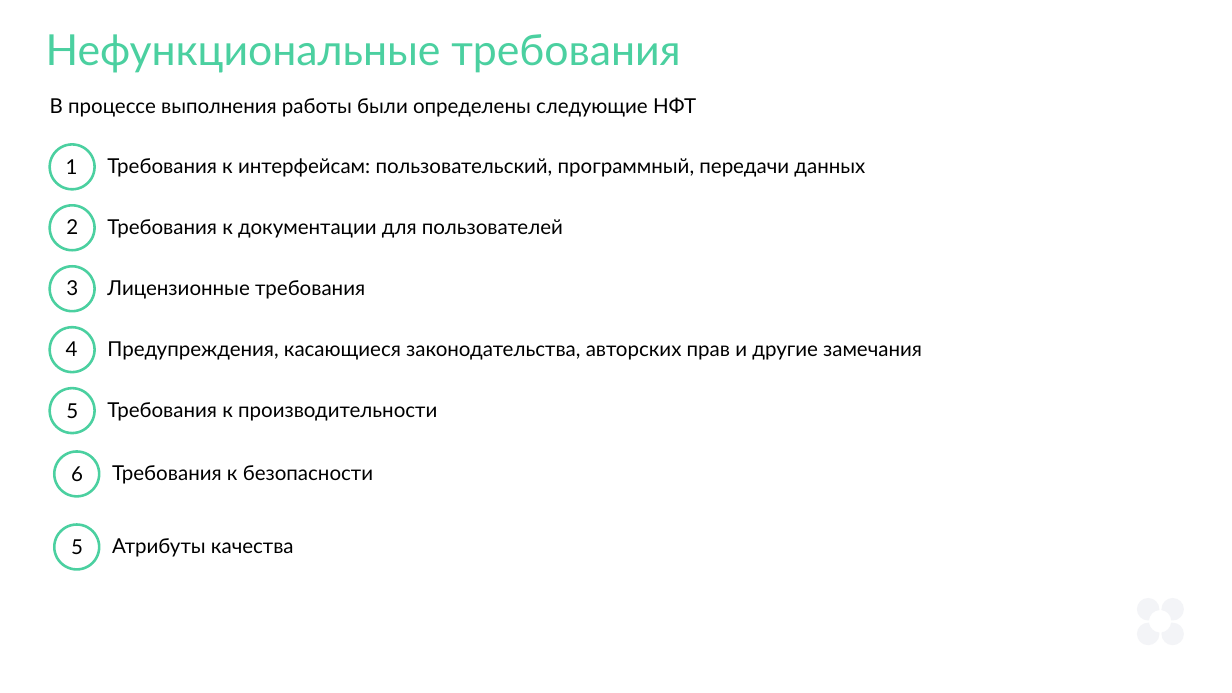
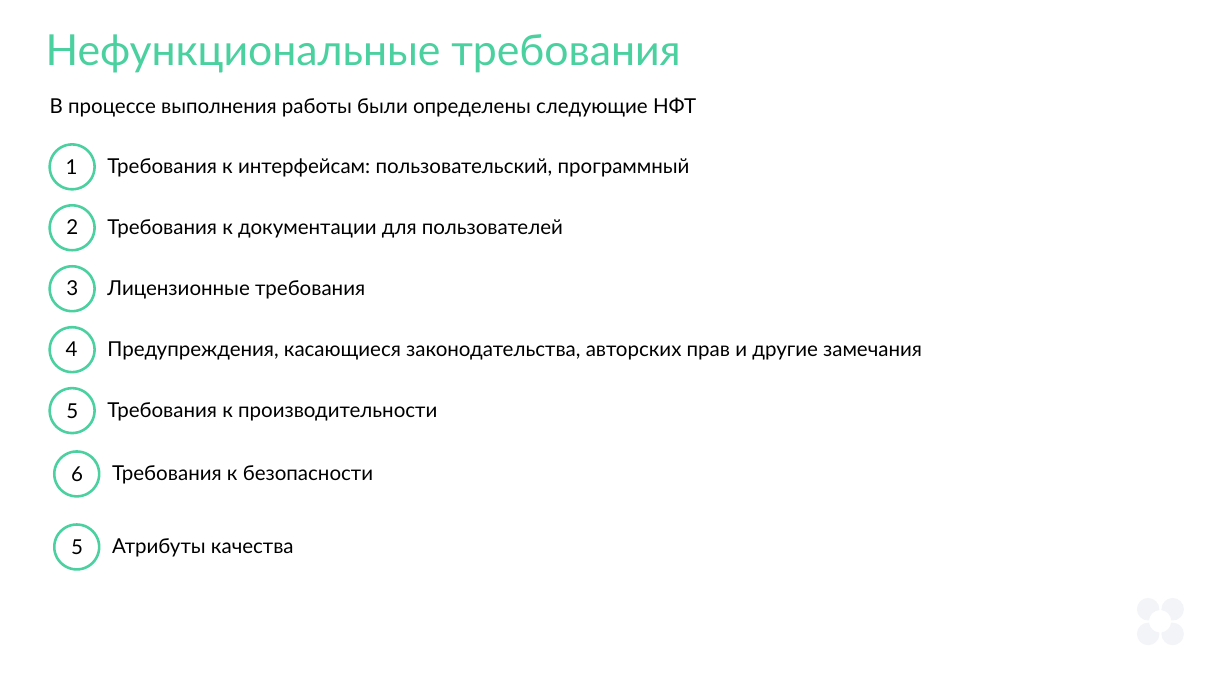
Before and after one commit to denmaloyreb/netology, a slide deck: slide 13 of diploma/Rebenok D.V. SAL-63.pptx. Drawn at 1232x693 pixels with LibreOffice and Linux fonts; fonts in the diff are those of the drawing. Boxes give left, top, right and bottom in pixels: in the first picture for what was removed or moved away, otherwise in the second. Text is boxed around its words. In the diff, an @@ line names an element or a change of style, - is before the commit and + after.

```diff
--- a/diploma/Rebenok D.V. SAL-63.pptx
+++ b/diploma/Rebenok D.V. SAL-63.pptx
@@ text at <box>107,158,690,177</box>: text changed @@
-Требования к интерфейсам: пользовательский, программный, передачи данных
+Требования к интерфейсам: пользовательский, программный
```
Also in this commit, not shown: 4 other slides changed, 1 other file.
